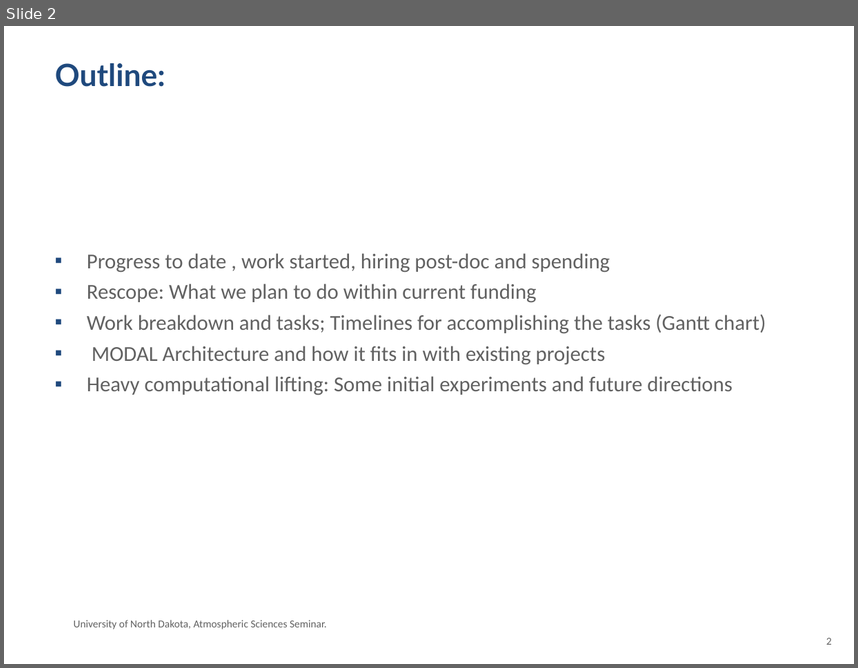
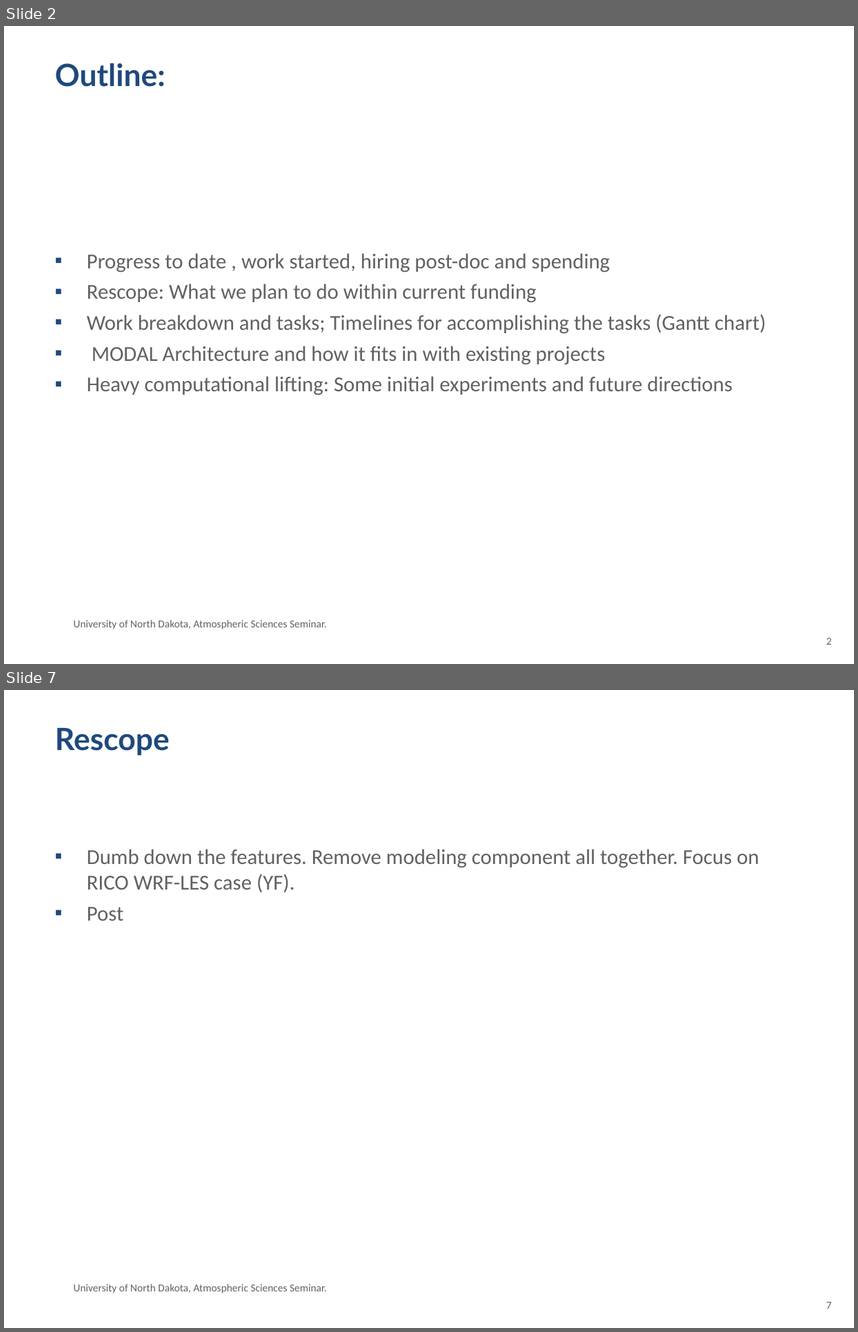
Before and after one commit to ANL-DIGR/Private_Notes, a slide deck: presentations/reviews/January_ANL_review.ppt. Shown one above the other, each under a label of ours: slide 2 before the commit, slides 2 and 7 after it; the slides between them are not shown. The pictures are 858x668 and 858x1332 pixels, drawn with LibreOffice and Linux fonts; fonts in the diff are those of the drawing; background and template pictures are left out. Boxes give left, top, right and bottom in pixels: in the first picture for what was removed or moved away, otherwise in the second. Text is boxed around its words. In the diff, an @@ line names an element or a change of style, - is before the commit and + after.

```diff
--- a/presentations/reviews/January_ANL_review.ppt
+++ b/presentations/reviews/January_ANL_review.ppt
@@ slide 7 added at (x1=4, y1=690, x2=854, y2=1328), background #FFFFFF @@
@@ title added at (x1=55, y1=728, x2=170, y2=756), 26 pt, text #1F497D, bold @@
+Rescope
@@ text added at (x1=87, y1=849, x2=759, y2=920), 18 pt, text #616161 @@
+▪ Dumb down the features. Remove modeling component all together. Focus on RICO WRF-LES case (YF).
+▪ Post
@@ text added at (x1=74, y1=1283, x2=327, y2=1293), 9 pt, text #616161 @@
+University of North Dakota, Atmospheric Sciences Seminar.
@@ page number added at (x1=826, y1=1301, x2=832, y2=1308), 9 pt, text #616161 @@
+7
```
Also in this commit, not shown: 1 slide changed, 3 other slides added, 2 other files.
